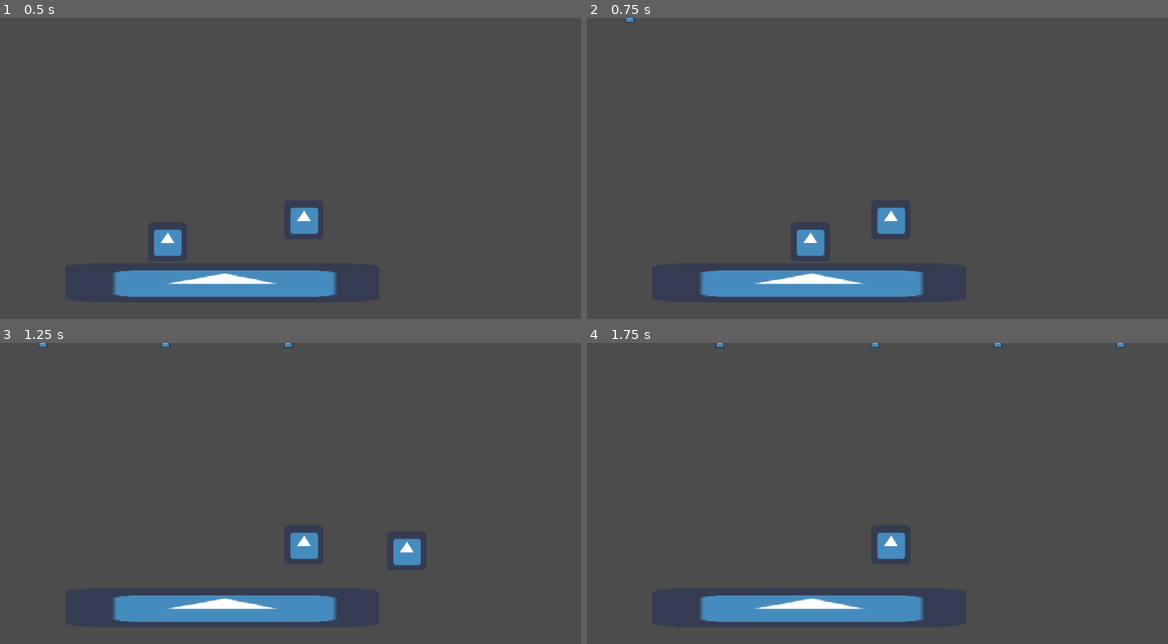
Above: before the commit, frames 1-4 (two rows, left to right).
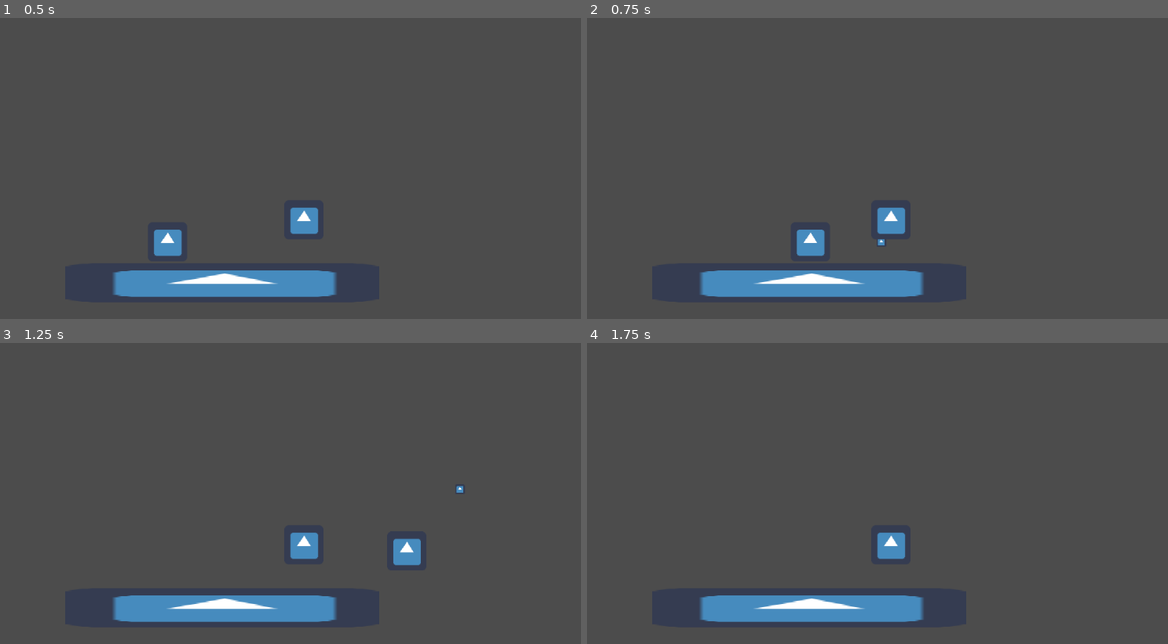
Above: after the commit, the same moments.

Repository: ValorZard/Climb-of-Destiny
Game: Godot game, scene res://Main.tscn
Two runs of this game, one before a commit and one after it. Both use one fixed random seed, a clock stepped at 60 frames per second and the inputs below. The engine's default icon, where the game draws it, is replaced by a stand-in: a white triangle on a blue panel in a dark square.
Inputs (mouse positions are in pixels of both pictures, inside the frame that each line leads up to):
- Up to frame 1 (0.5 s): no input
- Up to frame 2 (0.75 s): move the mouse to (993, 183) at 0.52 s; press the mouse at (993, 183) at 0.53 s; hold D (walk_right) from 0.53 s (still down)
- Up to frame 3 (1.25 s): keep holding D (walk_right); tap Space (jump) at 0.77 s
- Up to frame 4 (1.75 s): keep holding D (walk_right); move the mouse to (726, 544) at 1.27 s; release the mouse at (726, 544) at 1.28 s; click (726, 544) at 1.35 s; tap Space (jump) at 1.52 s

Frame 1 is identical in both runs. In frame 2, less than 0.1% of the frame differs, in the area x 6-52%, y 0-76%; in frame 3, less than 0.1%, in the area x 6-80%, y 0-50%; in frame 4, less than 0.1%.

Commit message:
add shooting to new player script

Diff:
--- a/Bullets/Bullet.gd
+++ b/Bullets/Bullet.gd
@@ -31,8 +31,8 @@
 	else:
 		if velocity.x < 0:
 			velocity.x = -velocity.x
-	print($Timer.is_stopped())
-	print($Timer.time_left)
+	#print($Timer.is_stopped())
+	#print($Timer.time_left)
 	# when timer is done, delete bullet so we dont have a bunch of random bullets exists
 	if $Timer.is_stopped():
 		destroy_self()
--- a/Player/Player2.gd
+++ b/Player/Player2.gd
@@ -22,6 +22,7 @@
 
 onready var bullet_timer: Timer = get_node("BulletTimer")
 onready var bullet_node: Node = get_tree().get_current_scene().get_node("Bullets")
+onready var bullet_exit: Node2D = get_node("BulletExit")
 
 
 func _on_BulletTimer_timeout():
@@ -32,13 +33,13 @@
 	pass # Replace with function body.
 
 # Called every frame. 'delta' is the elapsed time since the previous frame.
-func _physics_process(delta):
+func _physics_process(_delta):
+	shoot()
 	move()
 
 
 # Calls each function to manipulate velocity
 func move():
-	shoot()
 	move_horizontal()
 	move_gravity()
 	move_jump()
@@ -52,9 +53,16 @@
 	bullet_node.add_child(bullet)
 	return bullet
 
+func set_bullet_position(bullet):
+	var target_position = bullet_exit.get_global_position()
+	bullet.set_position(target_position)
+
+
+# Instantiate and set position of bullets each time timer fires
 func shoot():
 	if Input.is_action_pressed("shoot") and can_shoot:
 		var bullet = instance_bullet()
+		set_bullet_position(bullet)
 		can_shoot = false
 		bullet_timer.start(0)
 
